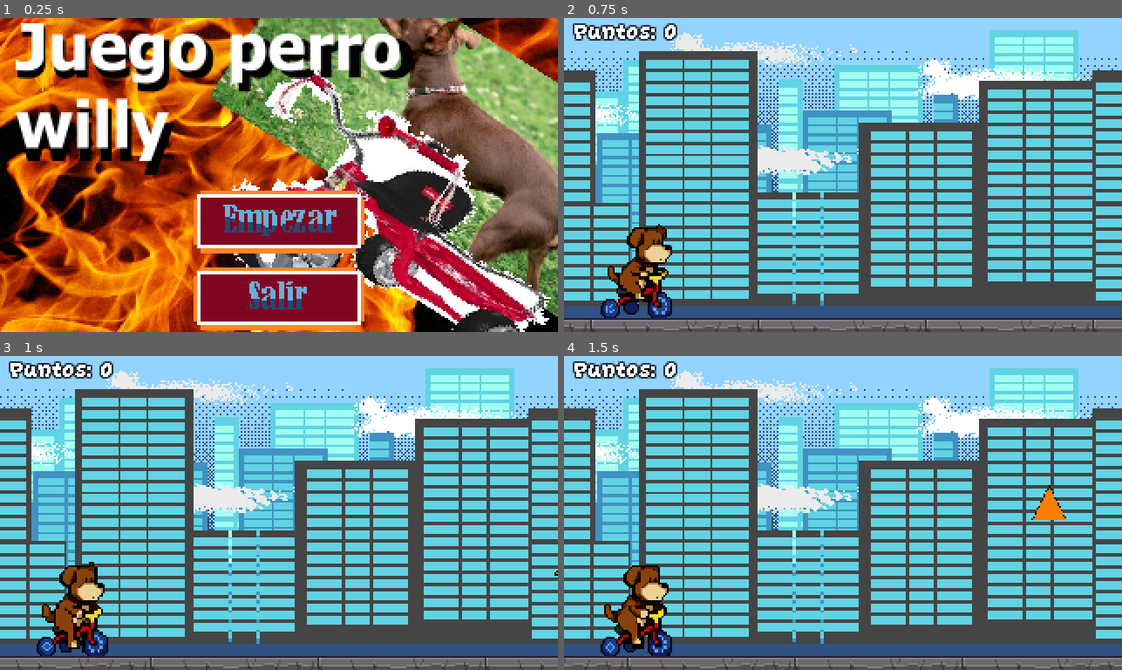
Above: before the commit, frames 1-4 (two rows, left to right).
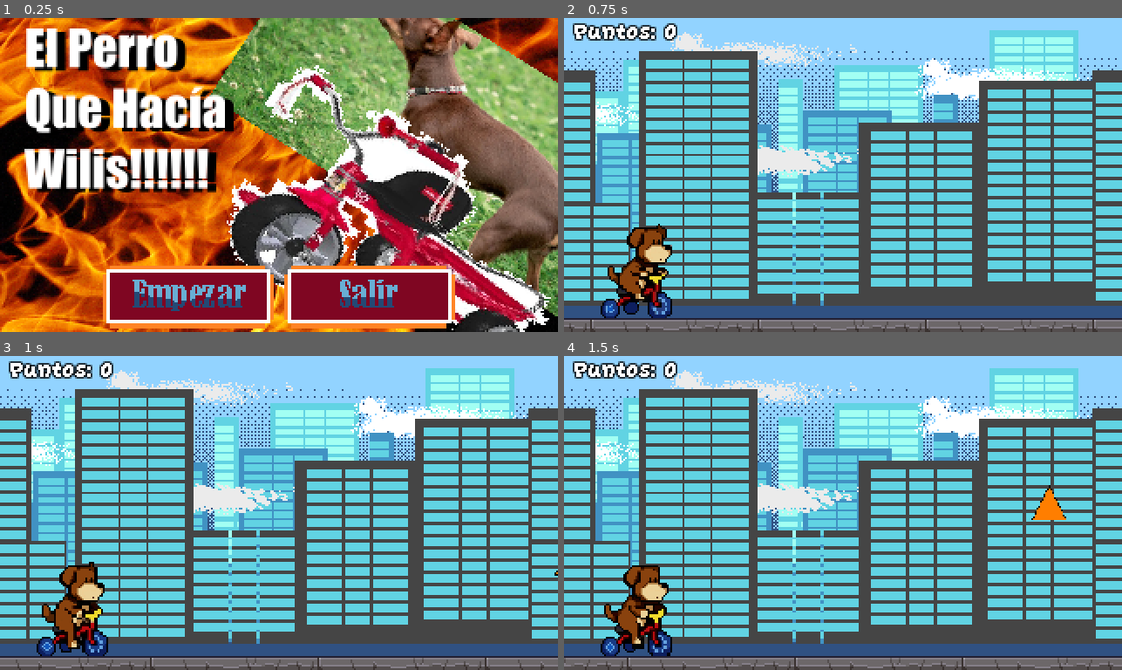
Above: after the commit, the same moments.

Repository: agusgonz/sideproject-gamejam
Game: Godot game, scene res://UI/MenuInicio.tscn
The game is run twice, just before and just after one commit, with the same random seed, the same clock (stepped at 60 frames per second) and the same inputs.
Inputs (mouse positions are in pixels of both pictures, inside the frame that each line leads up to; where the layout moved, square brackets give the same spot in the first picture):
- Up to frame 1 (0.25 s): no input
- Up to frame 2 (0.75 s): click (753, 297) [843, 222] at 0.5 s
- Up to frame 3 (1 s): no input
- Up to frame 4 (1.5 s): tap Down (crouch) at 1.35 s

The runs differ from the first frame. In frame 1, 33% of the frame differs, in the area x 2-82%, y 1-100%; in frame 2, nothing differs; in frame 3, nothing differs; in frame 4, nothing differs.

Commit message:
agrega imagen nueva en inicio

Diff:
--- a/UI/MenuInicio.tscn
+++ b/UI/MenuInicio.tscn
@@ -1,7 +1,7 @@
 [gd_scene format=3 uid="uid://eoupk4ool3n3"]
 
 [ext_resource type="Script" uid="uid://cjq1i5r4nkeac" path="res://UI/menu_inicio.gd" id="1_ui4ye"]
-[ext_resource type="Texture2D" uid="uid://dvcy0tvyh6yis" path="res://UI/Sprite_Dog.png" id="2_bwfyo"]
+[ext_resource type="Texture2D" uid="uid://l0dtef2yjhcp" path="res://art/Sprite_Dog.png" id="2_8n7pk"]
 [ext_resource type="Texture2D" uid="uid://bgkgcs8nkr7dg" path="res://art/ui/Empezar Normal.png" id="3_8n7pk"]
 [ext_resource type="Texture2D" uid="uid://dth5snuj6qbfn" path="res://art/ui/Empezar Señalado(1).png" id="4_jyouo"]
 [ext_resource type="Texture2D" uid="uid://bie644ehvdhbe" path="res://art/ui/Salir Normalito.png" id="5_upxmm"]
@@ -23,23 +23,24 @@
 anchor_bottom = 1.0
 grow_horizontal = 2
 grow_vertical = 2
-texture = ExtResource("2_bwfyo")
+texture = ExtResource("2_8n7pk")
 
-[node name="VBoxContainer" type="VBoxContainer" parent="." unique_id=1485210515]
+[node name="VBoxContainer" type="HBoxContainer" parent="." unique_id=1742862404]
 layout_mode = 1
 anchors_preset = 12
 anchor_top = 1.0
 anchor_right = 1.0
 anchor_bottom = 1.0
-offset_top = -65.0
-offset_bottom = 1.0
+offset_top = -40.0
 grow_horizontal = 2
 grow_vertical = 0
 size_flags_vertical = 4
+alignment = 1
 
 [node name="TextureButtonEmpezar" type="TextureButton" parent="VBoxContainer" unique_id=902755351]
 layout_mode = 2
 size_flags_horizontal = 4
+size_flags_vertical = 8
 texture_normal = ExtResource("3_8n7pk")
 texture_hover = ExtResource("4_jyouo")
 
Binary file added: art/Sprite_Dog.png
Not shown, added: art/Sprite_Dog.png.import
